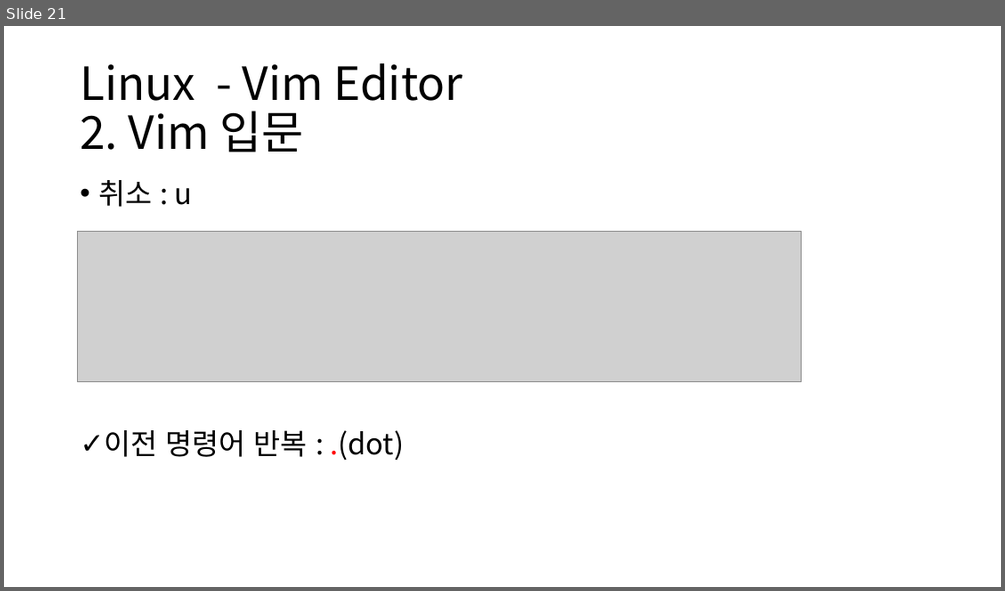
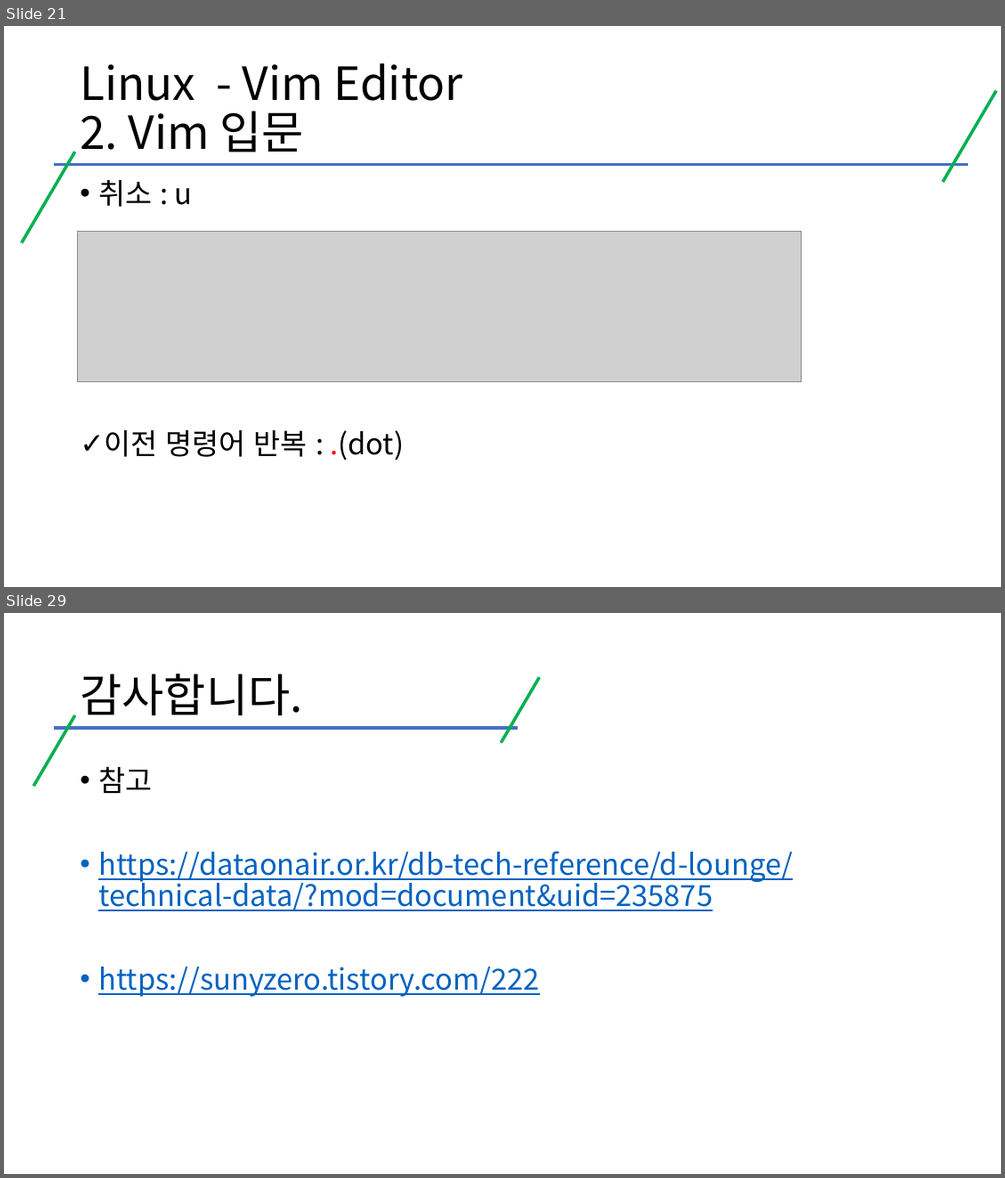
Before and after one commit to kig2929kig/systemProgramming, a slide deck: vi editor.pptx. Shown one above the other, each under a label of ours: slide 21 before the commit, slides 21 and 29 after it; the slides between them are not shown. The pictures are 1005x591 and 1005x1178 pixels, drawn with LibreOffice and Linux fonts; fonts in the diff are those of the drawing; grey boxes stand for pictures. Boxes give left, top, right and bottom in pixels: in the first picture for what was removed or moved away, otherwise in the second. Text is boxed around its words. In the diff, an @@ line names an element or a change of style, - is before the commit and + after.

```diff
--- a/vi editor.pptx
+++ b/vi editor.pptx
@@ slide 29 added at (4, 613, 1001, 1174), background #FFFFFF @@
@@ title added at (80, 674, 303, 715), 44 pt, text #000000 @@
+감사합니다.
@@ line added from (540, 677) to (502, 742), #00B050 3 pt @@
@@ line added from (75, 715) to (34, 786), #00B050 3 pt @@
@@ line added from (54, 728) to (518, 728), #4472C4 3 pt @@
@@ text added at (98, 767, 793, 997), 28 pt, text #0563C1, underline @@
+• 참고
+• https://dataonair.or.kr/db-tech-reference/d-lounge/technical-data/?mod=document&uid=235875
+• https://sunyzero.tistory.com/222
@@ slide 21 changed as well @@
@@ line added from (996, 91) to (943, 182), #00B050 3 pt @@
@@ line added from (75, 151) to (22, 243), #00B050 3 pt @@
@@ line added from (54, 164) to (969, 164), #4472C4 3 pt @@
```
Also in this commit, not shown: 20 other slides changed, 7 other slides added, 1 slide removed.
